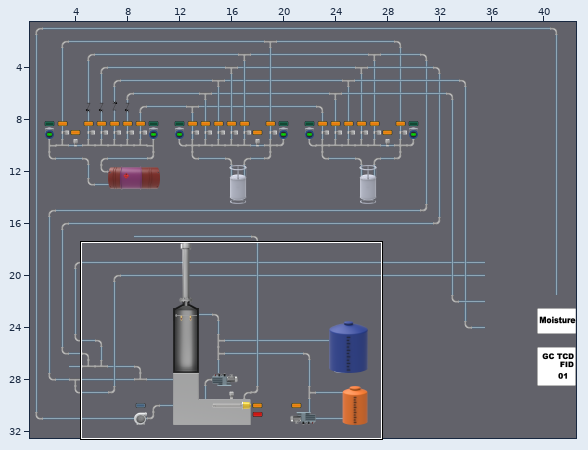
Two states of a Tiled map, public/psg-dma-sample/psg-dma.tmx. Above: a wide view before the commit, with the close-up outlined.
Close-up. The starting point:
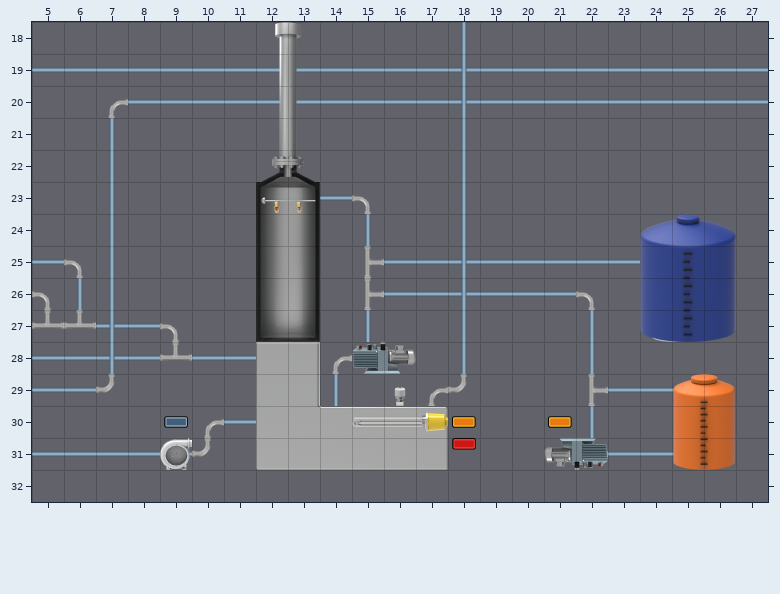
Cells are 100x100 px. Shown: x 5..27, y 18..32. Tiles whose own drawing changed are shown in their newer look in all pictures.
Once edited:
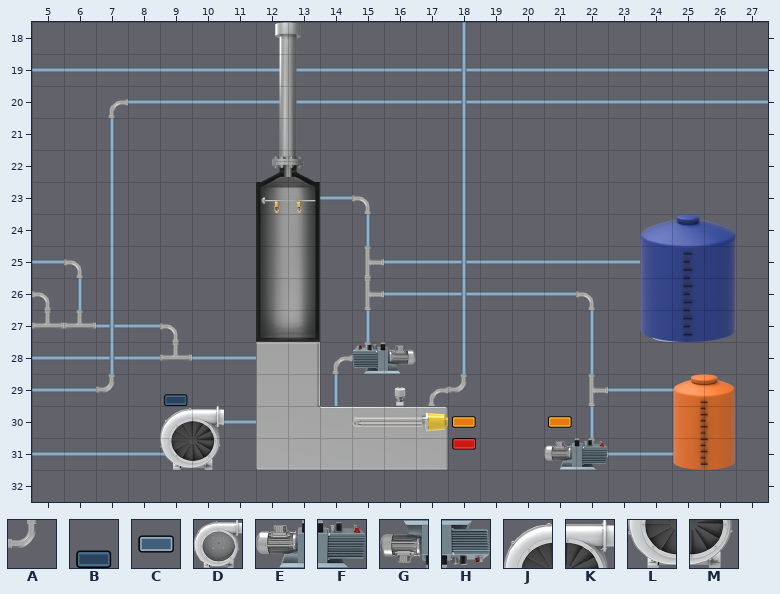
Key: from "tiles": A 3, B 102, C 104, D 280, E 348, F 349, G 360, H 361, J 740, K 741, L 760, M 761.
_ is an empty cell, . an unchanged one.
Change:
--- layer "pipe"
@@ x 15..15 @@
-28 _
+28 A
--- layer "digital"
@@ x 9..22 @@
-30 __............
-31 D_..........GH
+30 JK............
+31 LM..........EF
--- layer "analog"
@@ x 9..9 @@
-29 _
-30 C
+29 B
+30 _
Where, in picture pixels (left, top, right, bottom), the same in both close-ups:
added: (352, 342, 371, 361)
changed: (160, 394, 224, 470)
changed: (544, 438, 608, 470)
